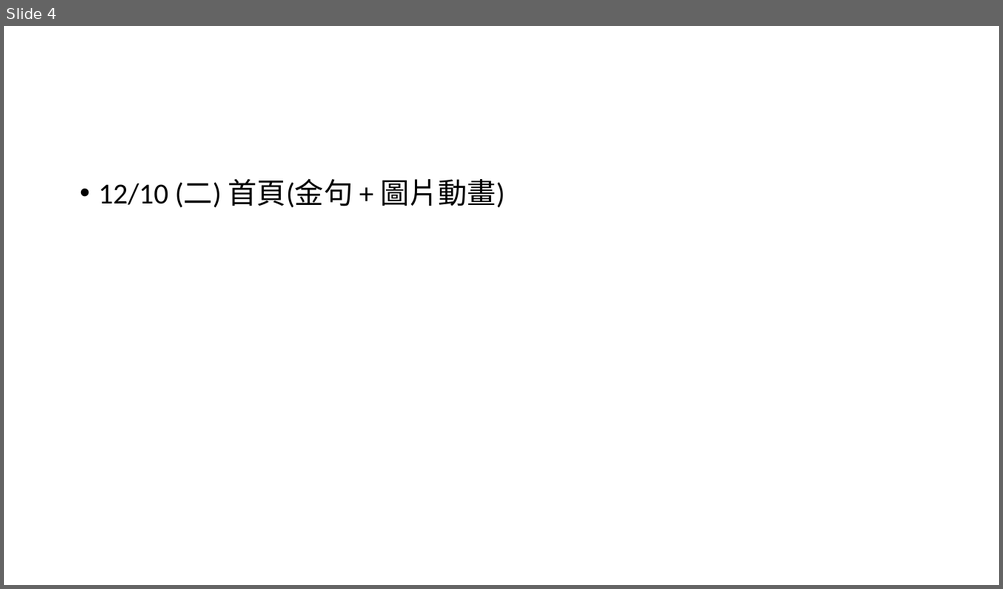
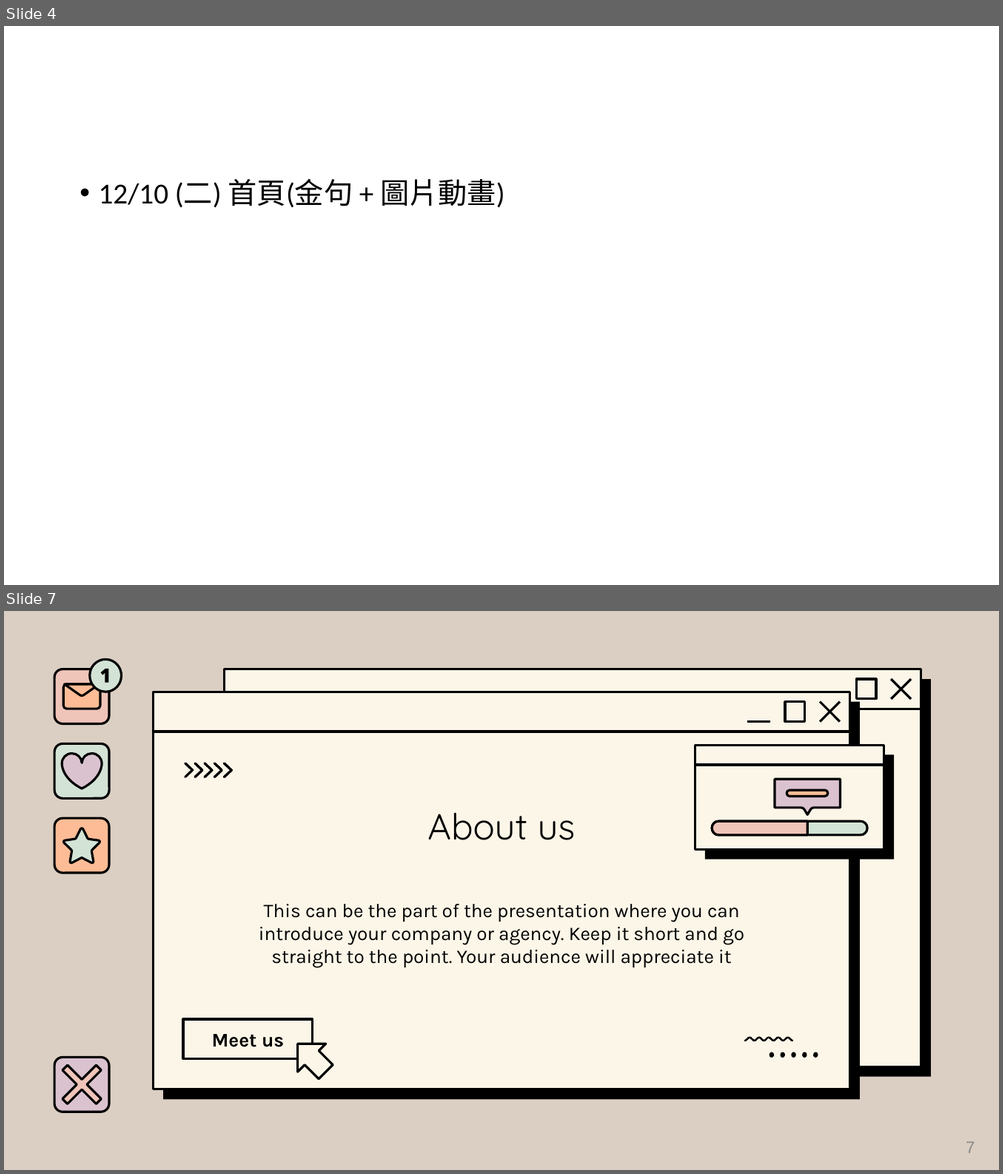
Before and after one commit to tim93009/iSpan_Midterm-Project, a slide deck: 簡報檔/midterm project_chang.pptx. Shown one above the other, each under a label of ours: slide 4 before the commit, slides 4 and 7 after it; the slides between them are not shown. The pictures are 1003x589 and 1003x1174 pixels, drawn with LibreOffice and Linux fonts; fonts in the diff are those of the drawing; background and template pictures are left out. Boxes give left, top, right and bottom in pixels: in the first picture for what was removed or moved away, otherwise in the second. Text is boxed around its words. In the diff, an @@ line names an element or a change of style, - is before the commit and + after.

```diff
--- a/簡報檔/midterm project_chang.pptx
+++ b/簡報檔/midterm project_chang.pptx
@@ slide 7 added at [4,611,999,1170], background #DBCFC3 @@
@@ group added at [55,660,123,723]: 4 freeform shapes, 1 rounded rectangle @@
@@ group added at [224,669,930,1076]: 3 lines, 2 rounded rectangles, 1 rectangle @@
@@ group added at [153,692,859,1099]: 4 lines, 2 rounded rectangles, 1 rectangle @@
@@ rounded rectangle added at [55,743,109,798], fill #D3E3D6, outline #000000 2.25 pt @@
@@ freeform shape added at [62,754,102,789], fill #DAC2CF, outline #000000 2.25 pt @@
@@ freeform shape added at [183,761,233,779], fill #000000 @@
@@ group added at [695,745,893,860]: 4 freeform shapes, 2 rounded rectangles, 1 line @@
@@ rounded rectangle added at [55,818,109,873], fill #FDBC96, outline #000000 2.25 pt @@
@@ freeform shape added at [63,828,100,863], fill #D3E3D6, outline #000000 2.25 pt @@
@@ title added at [427,812,575,840], 35 pt, text #000000 @@
+About us
@@ subtitle added at [259,904,744,968], 18.7 pt, text #000000 @@
+This can be the part of the presentation where you can introduce your company or agency. Keep it short and go straight to the point. Your audience will appreciate it
@@ rectangle added at [183,1020,312,1059], outline #000000 2.25 pt, 18.7 pt, text #000000, bold @@
+Meet us
@@ up arrow added at [284,1031,340,1086], fill #FCF6E8, outline #000000 2.25 pt @@
@@ plus added at [48,1051,115,1119], fill #EFC4B9, outline #000000 2.25 pt @@
@@ freeform shape added at [743,1037,794,1042], fill #000000 @@
@@ freeform shape added at [768,1053,819,1059], fill #000000 @@
@@ rounded rectangle added at [55,1058,109,1113], fill #DAC2CF, outline #000000 2.25 pt @@
@@ page number added at [965,1142,974,1153], 16 pt, text #8C8C8C @@
+7
```
Also in this commit, not shown: 3 other slides added, 1 other file.
